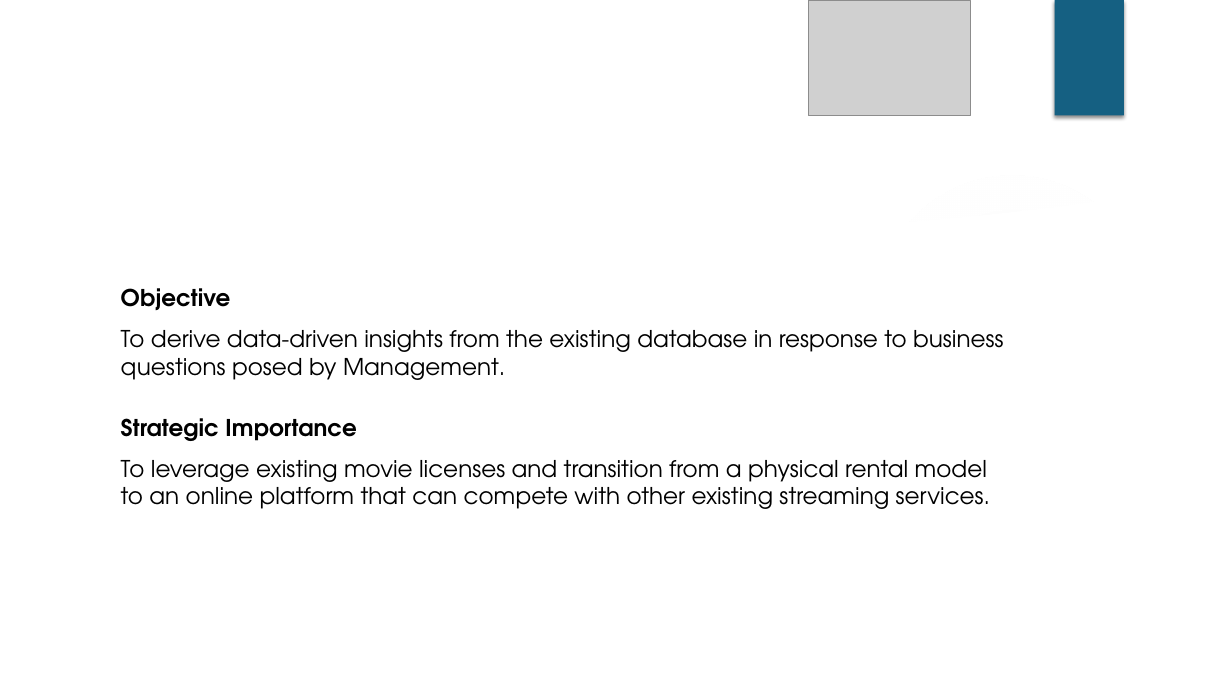
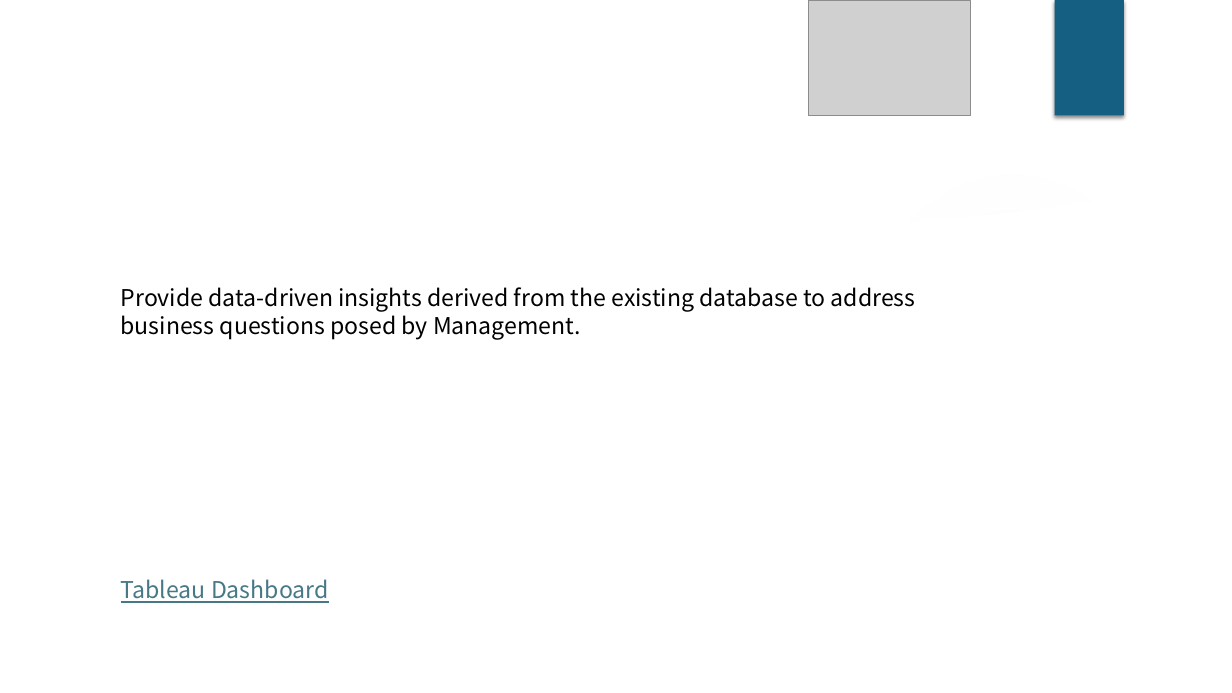
Before and after one commit to davidgriesel/03_streaming_service_database_queries, a slide deck: slide 2 of deliverables/Presentation.pptx. Drawn at 1232x693 pixels with LibreOffice and Linux fonts; fonts in the diff are those of the drawing; grey boxes stand for pictures; background and template pictures are left out. Boxes give left, top, right and bottom in pixels: in the first picture for what was removed or moved away, otherwise in the second. Text is boxed around its words. In the diff, an @@ line names an element or a change of style, - is before the commit and + after.

```diff
--- a/deliverables/Presentation.pptx
+++ b/deliverables/Presentation.pptx
@@ text at [121, 287, 916, 340]: text changed; font TeX Gyre Adventor to Noto Sans CJK SC @@
-Objective
-To derive data-driven insights from the existing database in response to business questions posed by Management.
+Provide data-driven insights derived from the existing database to address business questions posed by Management.
@@ text removed at [121, 418, 990, 509] @@
-Strategic Importance
-To leverage existing movie licenses and transition from a physical rental model to an online platform that can compete with other existing streaming services.
@@ text added at [121, 579, 329, 603], 18 pt, text #467886, underline @@
+Tableau Dashboard
```
Also in this commit, not shown: 9 other slides changed, 9 other files.
